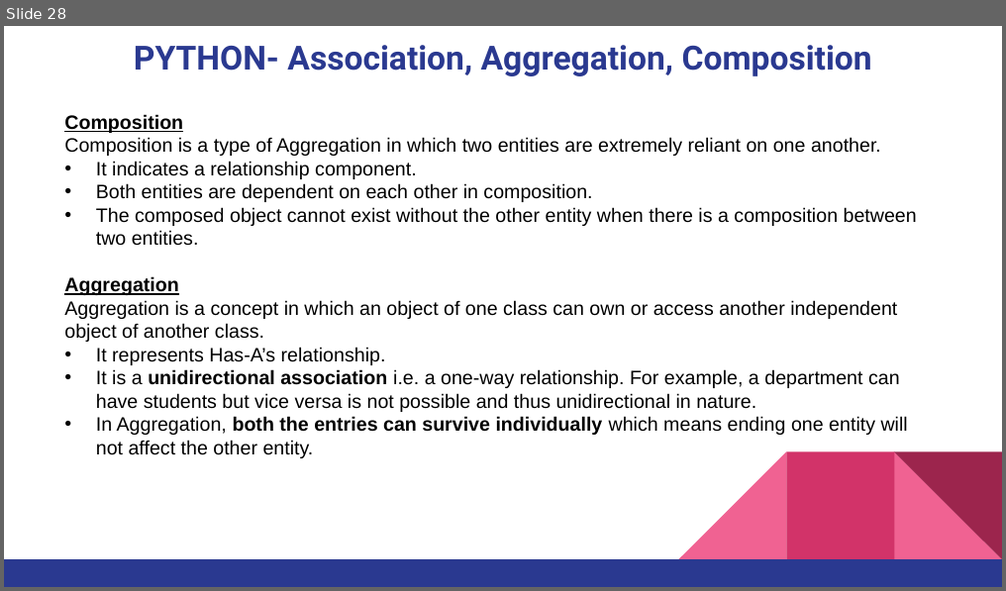
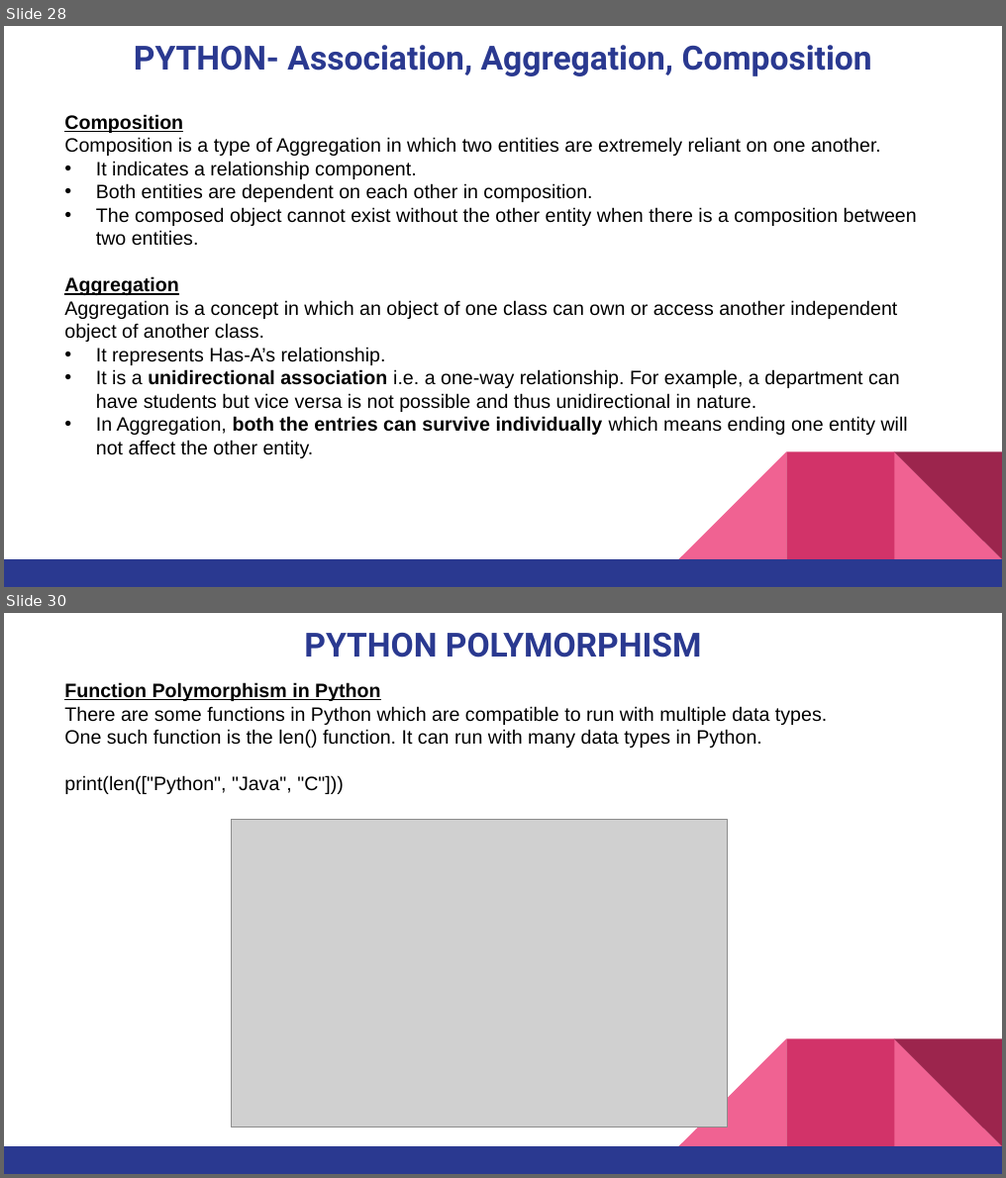
Before and after one commit to pnytrainingrepo/artificial-intelligence, a slide deck: Python-Programming-Week02.pptx. Shown one above the other, each under a label of ours: slide 28 before the commit, slides 28 and 30 after it; the slides between them are not shown. The pictures are 1006x591 and 1006x1178 pixels, drawn with LibreOffice and Linux fonts; fonts in the diff are those of the drawing; grey boxes stand for pictures. Boxes give left, top, right and bottom in pixels: in the first picture for what was removed or moved away, otherwise in the second. Text is boxed around its words. In the diff, an @@ line names an element or a change of style, - is before the commit and + after.

```diff
--- a/Python-Programming-Week02.pptx
+++ b/Python-Programming-Week02.pptx
@@ slide 30 added at (4,613,1002,1174), background #FFFFFF; not listed: 5 template elements that a slide beside it also shows @@
@@ title added at (304,632,702,658), 24 pt, text #2A3990, bold @@
+PYTHON POLYMORPHISM
@@ text added at (64,682,827,794), 14 pt, text #000000 @@
+Function Polymorphism in Python
+There are some functions in Python which are compatible to run with multiple data types.
+One such function is the len() function. It can run with many data types in Python.
+print(len(["Python", "Java", "C"]))
@@ picture added at (232,820,727,1128) @@
```
Also in this commit, not shown: 7 other slides added, 3 other files.
